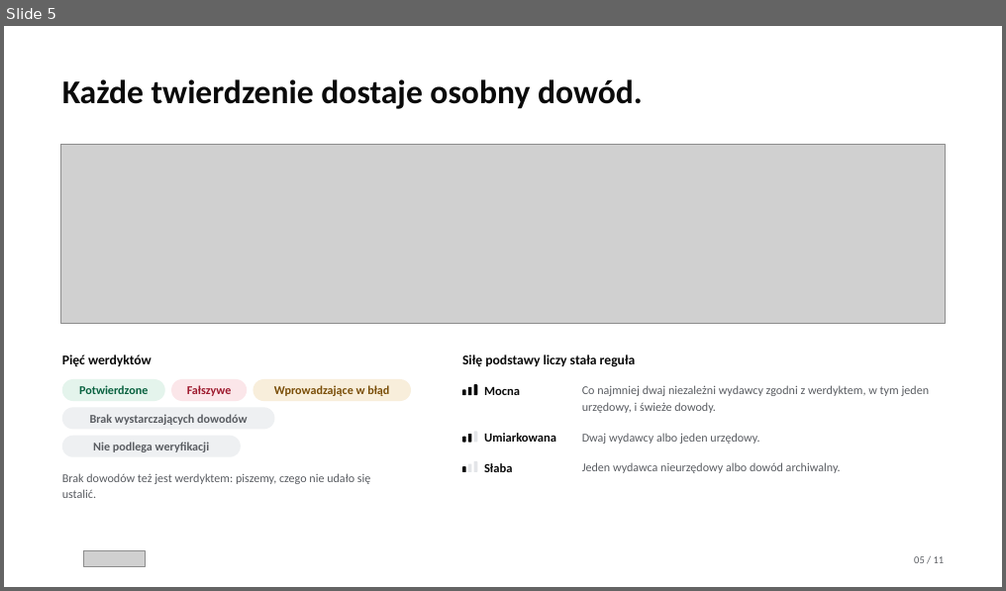
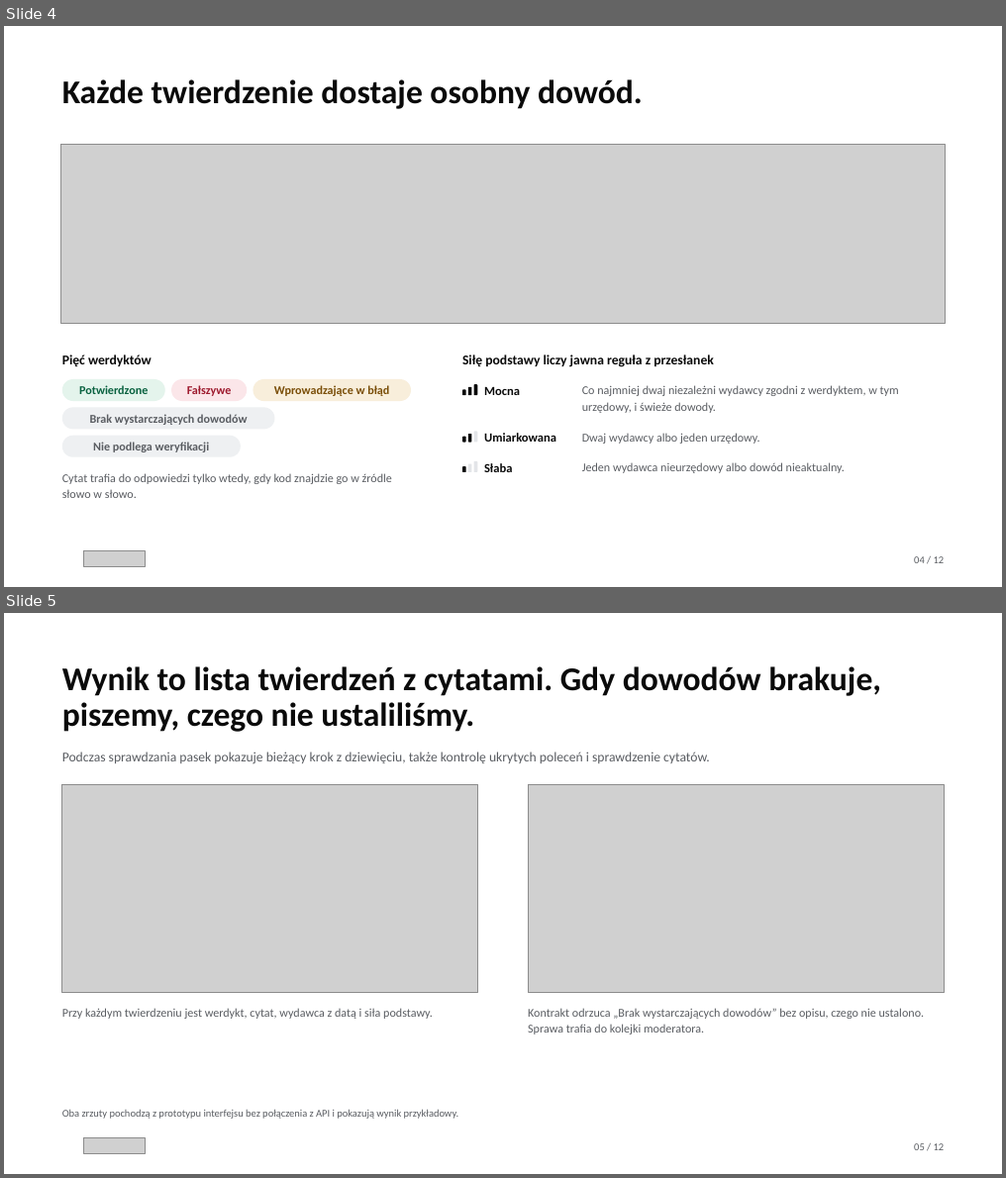
Before and after one commit to Meritum-HackNation2026/meritum-marketing, a slide deck: deck/meritum-deck.pptx. Shown one above the other, each under a label of ours: slide 5 before the commit, slides 4 and 5 after it. The pictures are 1006x591 and 1006x1178 pixels, drawn with LibreOffice and Linux fonts; fonts in the diff are those of the drawing; grey boxes stand for pictures; background and template pictures are left out. Boxes give left, top, right and bottom in pixels: in the first picture for what was removed or moved away, otherwise in the second. Text is boxed around its words. In the diff, an @@ line names an element or a change of style, - is before the commit and + after.

Commit message:
feat: decki pokazują zmierzone wyniki, koszty i skalowanie z arkusza Excel (#27)
* feat(docs): arkusz kosztów i wyników ma siedem przebiegów benchmarku i mapę liczb ze slajdów (#21)

Arkusz docs/meritum-koszty-i-wyniki.xlsx buduje build_workbook.py z raportów
meritum-worker (origin/develop 4cf906d). Ostatni przebieg to 7b: macro-F1 0,82
w raporcie i 0,65 liczone ściśle, pokrycie cytatami 90%, mediana 50 s.
Arkusz „Liczby na slajdach” podaje komórkę każdej liczby z decków, a test
tests/test_deck_numbers.py sprawdza, że slajdy i arkusz się zgadzają.
koszty-i-skalowanie.md mówi, skąd różnica wobec wcześniejszych szacunków.

* docs(deck): główny pitch zespołu jako wzorzec do porównań (#21)

Plik od Ani z 22.11.2026 leży w deck/wzorzec bez zmian. README mówi, czym
jest i dlaczego jego liczby o kosztach różnią się od arkusza.

* feat(deck): oba decki pokazują zmierzone wyniki, koszty, skalowanie i diagram kontenerów (#21)

Oba decki mają 12 slajdów w tej samej kolejności. Slajd z wynikami pokazuje
przebieg 7b przy każdym celu, także tam, gdzie celu nie spełniamy. Doszły
slajdy o kosztach według poziomu przyjęcia i o skalowaniu, każdy z linkiem
do arkusza. Slajd o użytkownikach wszedł do slajdu o kanałach, a pasek
postępu i strona wstrzymania do jednego slajdu z wynikiem.
Pełny diagram kontenerów, siedem przebiegów i prognoza są w dodatku
(deck/meritum-own/dodatek.html) poza limitem 12 slajdów.
Deck zespołu wycina tabele z liczbami z index.html, więc liczby w obu
deckach są te same.

* fix(deck): slajd z wynikami pokazuje cel i pomiar bez etykiet „spełniony / niespełniony” (#21)

Z tabeli na slajdzie 9 w obu deckach zniknęła kolumna z oceną. Cel z treści
zadania i wartość z przebiegu 7b stoją obok siebie. Przy prompt injection
została kreska, a pod nazwą miernika jest dopisek „nie zmierzono”.

Tytuł slajdu to „Wyniki z przebiegu 7b: 64 twierdzenia, 53 trafne werdykty.”,
a podtytuł podaje już tylko datę, 11 wstrzymań i 0 błędów technicznych.
Zdania o spełnianiu celów wypadły też z notatek prowadzącego do slajdów 9
i 12, z tekstu alternatywnego tabeli i z README. Test sprawdza dopisek
„nie zmierzono”. Arkusz i dodatek są bez zmian.

```diff
--- a/deck/meritum-deck.pptx
+++ b/deck/meritum-deck.pptx
@@ slide 5 added at (4, 613, 1002, 1174), background #FFFFFF @@
@@ text added at (62, 666, 881, 732), 32 pt, text #0A0A0A, bold @@
+Wynik to lista twierdzeń z cytatami. Gdy dowodów brakuje, piszemy, czego nie ustaliliśmy.
@@ text added at (62, 752, 710, 764), 13 pt, text #5A5D62 @@
+Podczas sprawdzania pasek pokazuje bieżący krok z dziewięciu, także kontrolę ukrytych poleceń i sprawdzenie cytatów.
@@ picture added at (62, 784, 478, 992) @@
@@ picture added at (528, 784, 944, 992) @@
@@ text added at (62, 1008, 433, 1019), 11.5 pt, text #5A5D62 @@
+Przy każdym twierdzeniu jest werdykt, cytat, wydawca z datą i siła podstawy.
@@ text added at (528, 1008, 925, 1035), 11.5 pt, text #5A5D62 @@
+Kontrakt odrzuca „Brak wystarczających dowodów” bez opisu, czego nie ustalono. Sprawa trafia do kolejki moderatora.
@@ text added at (62, 1109, 458, 1119), 10 pt, text #5A5D62 @@
+Oba zrzuty pochodzą z prototypu interfejsu bez połączenia z API i pokazują wynik przykładowy.
@@ picture added at (84, 1138, 145, 1154) @@
@@ text added at (914, 1144, 944, 1151), 10 pt, text #5A5D62 @@
+05 / 12
@@ what was slide 5 is now slide 4 @@
@@ slide 4 changed as well @@
@@ text at (462, 355, 714, 368): text changed @@
-Siłę podstawy liczy stała reguła
+Siłę podstawy liczy jawna reguła z przesłanek
@@ text at (582, 385, 899, 413): text changed @@
-Co najmniej dwaj niezależni wydawcy zgodni z werdyktem, w tym jeden urzędowy, i świeże dowody.
+Co najmniej dwaj niezależni wydawcy zgodni z werdyktem, w tym urzędowy, i świeże dowody.
@@ text at (582, 463, 845, 473): text changed @@
-Jeden wydawca nieurzędowy albo dowód archiwalny.
+Jeden wydawca nieurzędowy albo dowód nieaktualny.
@@ text at (62, 473, 392, 498): text changed @@
-Brak dowodów też jest werdyktem: piszemy, czego nie udało się ustalić.
+Cytat trafia do odpowiedzi tylko wtedy, gdy kod znajdzie go w źródle słowo w słowo.
@@ text at (914, 557, 944, 564): text changed @@
-05 / 11
+04 / 12
```
Also in this commit, not shown: 4 other slides changed, 6 other slides added, 6 slides removed, 45 other files.
